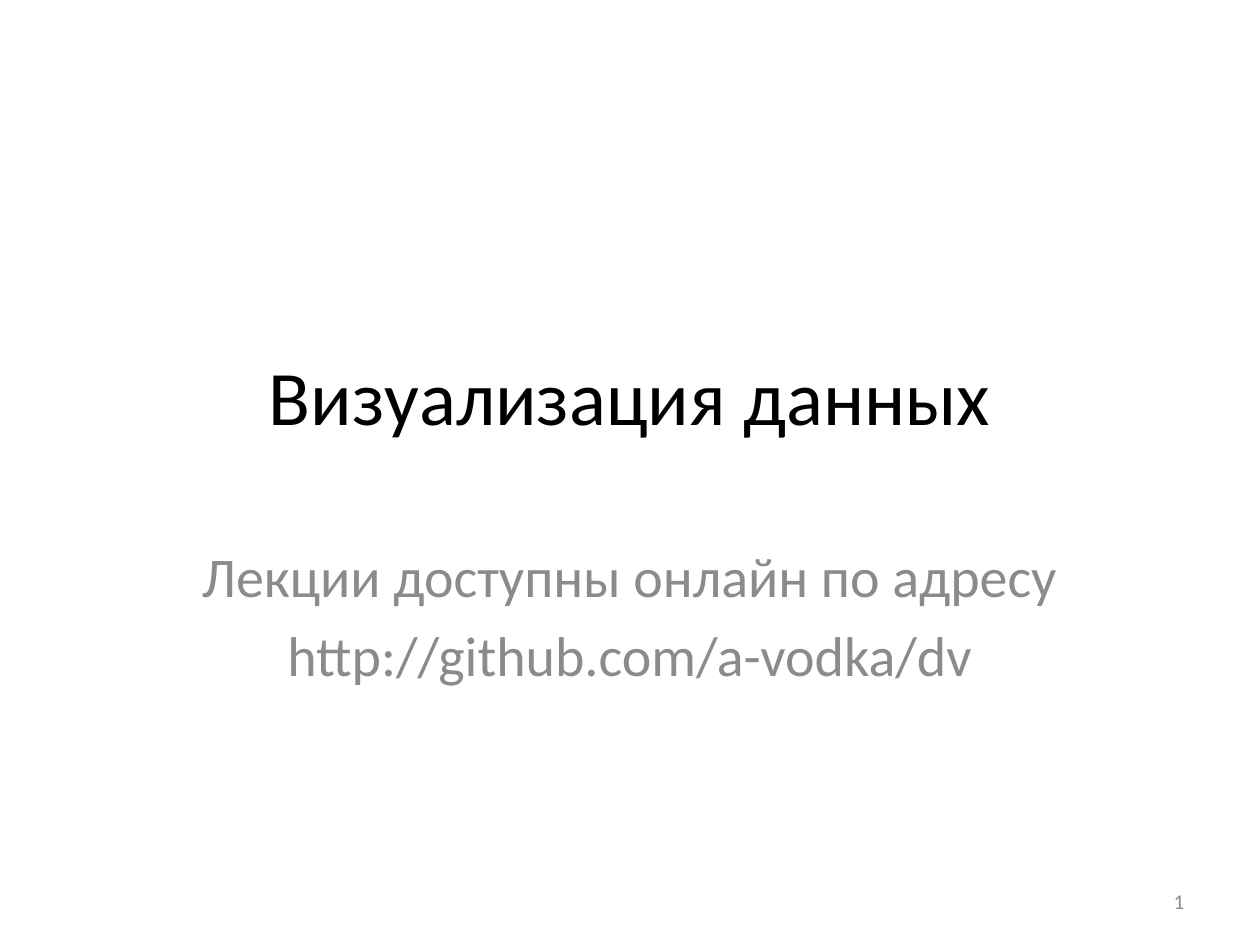
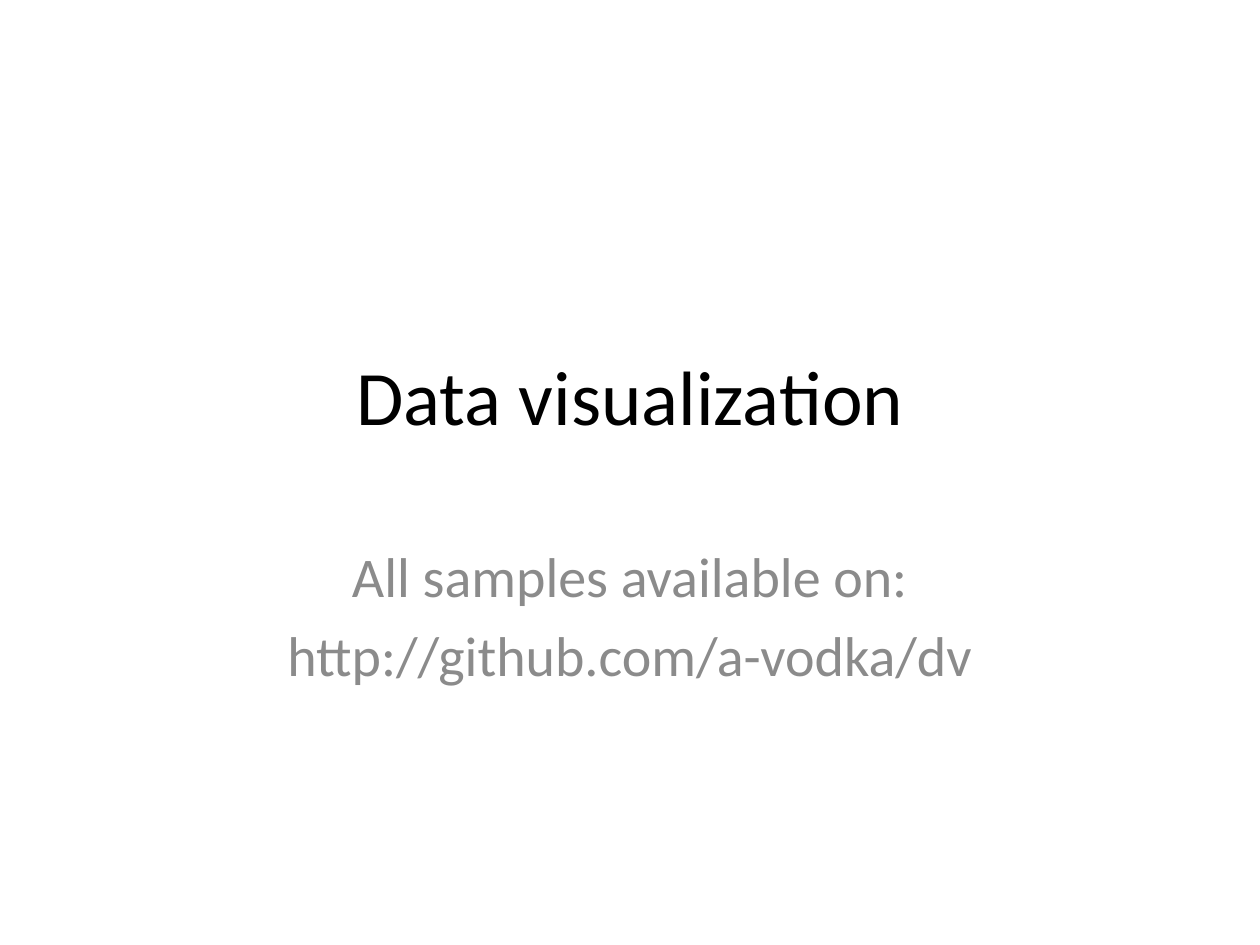
Before and after one commit to a-vodka/dv, a slide deck: slide 1 of dv-lec9-dim-reduc-PCA+SVD.pptx. Drawn at 1260x945 pixels with LibreOffice and Linux fonts; fonts in the diff are those of the drawing; background and template pictures are left out. Boxes give left, top, right and bottom in pixels: in the first picture for what was removed or moved away, otherwise in the second. Text is boxed around its words. In the diff, an @@ line names an element or a change of style, - is before the commit and + after.

Commit message:
lecture 9-10 updates

```diff
--- a/dv-lec9-dim-reduc-PCA+SVD.pptx
+++ b/dv-lec9-dim-reduc-PCA+SVD.pptx
@@ title at (356, 371, 903, 426): text changed @@
-Визуализация данных
+Data visualization
@@ subtitle at (352, 558, 907, 606): text changed @@
-Лекции доступны онлайн по адресу
+All samples available on:
@@ page number removed at (1174, 895, 1185, 909) @@
-1
```
Also in this commit, not shown: 1 other slide changed, 2 slides added, 1 slide removed, 2 other files.
